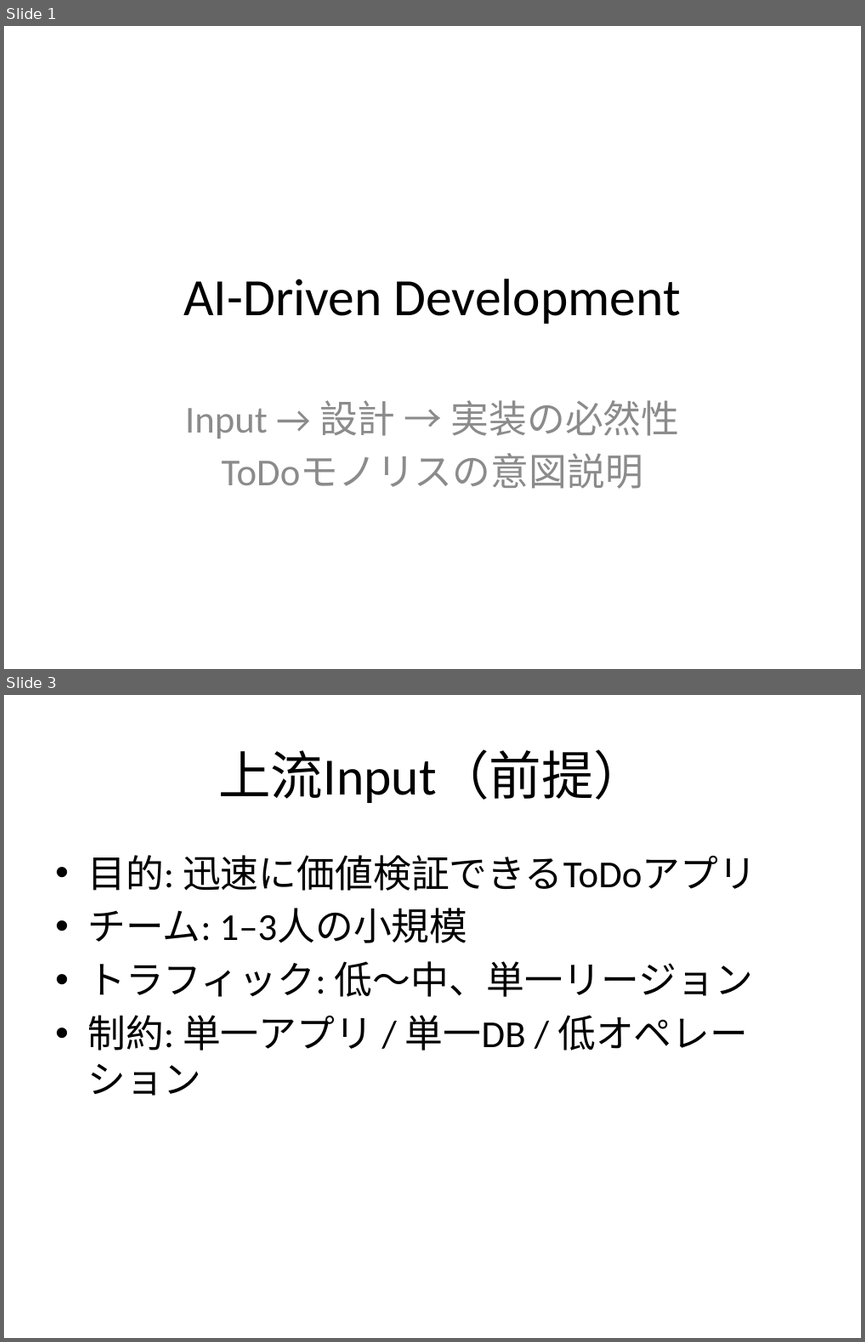
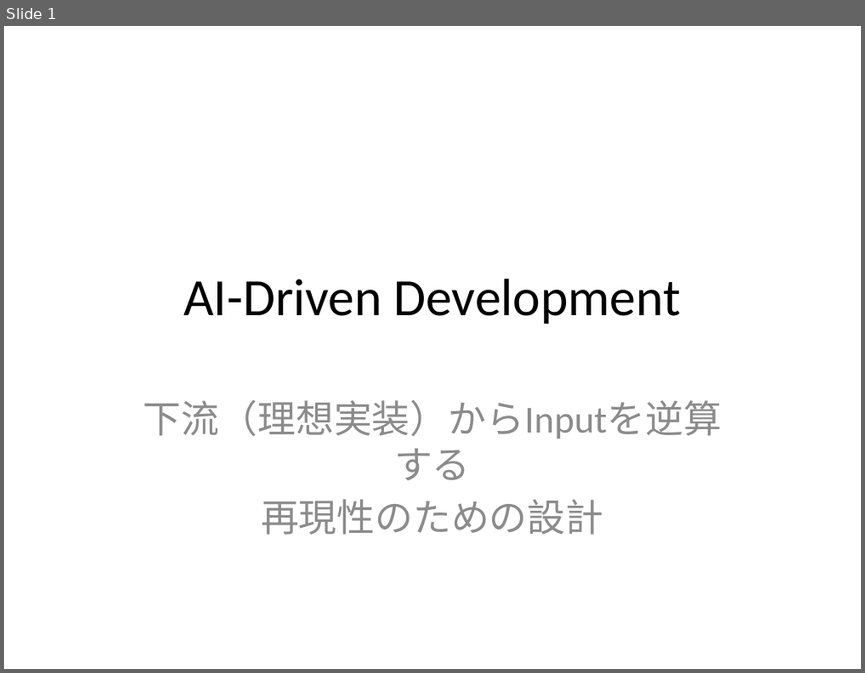
Before and after one commit to ttoaistudio/ai-driven-development, a slide deck: slides/ai-driven-development-intent.pptx. Shown one above the other, each under a label of ours: slides 1 and 3 before the commit, slide 1 after it; the slides between them are not shown. The pictures are 865x1342 and 865x673 pixels, drawn with LibreOffice and Linux fonts; fonts in the diff are those of the drawing. Boxes give left, top, right and bottom in pixels: in the first picture for what was removed or moved away, otherwise in the second. Text is boxed around its words. In the diff, an @@ line names an element or a change of style, - is before the commit and + after.

```diff
--- a/slides/ai-driven-development-intent.pptx
+++ b/slides/ai-driven-development-intent.pptx
@@ slide 3 removed at (x1=4, y1=695, x2=861, y2=1338), background #FFFFFF @@
@@ title removed at (x1=218, y1=749, x2=646, y2=803) @@
-上流Input（前提）
@@ text removed at (x1=87, y1=855, x2=756, y2=1095) @@
-• 目的: 迅速に価値検証できるToDoアプリ
-• チーム: 1–3人の小規模
-• トラフィック: 低〜中、単一リージョン
-• 制約: 単一アプリ / 単一DB / 低オペレーション
@@ slide 1 changed as well @@
@@ subtitle at (x1=143, y1=400, x2=721, y2=534): text changed @@
-Input → 設計 → 実装の必然性
-ToDoモノリスの意図説明
+下流（理想実装）からInputを逆算する
+再現性のための設計
```
Also in this commit, not shown: 2 other slides changed, 6 slides added, 5 other slides removed, 5 other files.
